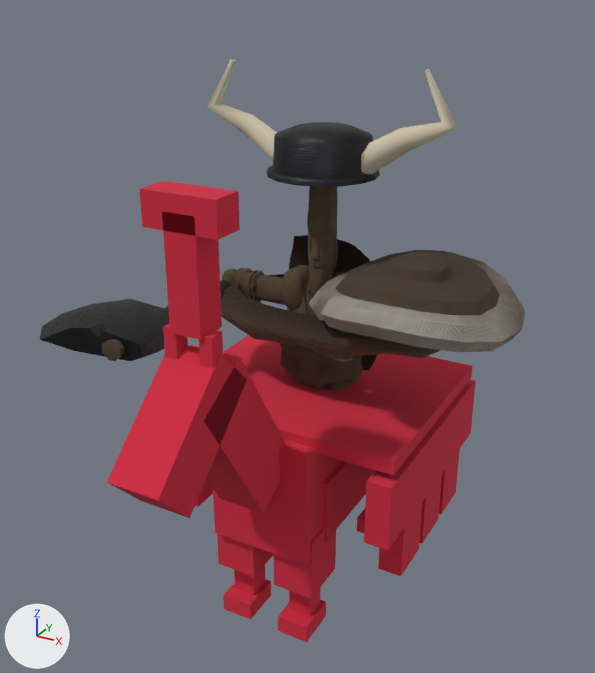
One commit to the glTF model csharp/Unciv.Godot/Packs/units/models/unit/Khan.glb: the scene before it, then after it.
Rendered twice from a 50 mm camera at (1.11, -2.17, 1.95) aimed at (0.02, -0.2, 0.97). The lights are fixed; the arrows at lower left show +X, +Y and +Z. The older version comes first. Vertices at exactly the same position are counted once.

Names of what the first picture shows: '1H_Axe', 'Barbarian_Cape', 'Barbarian_Round_Shield', 'HorseMesh', 'Warrior'.
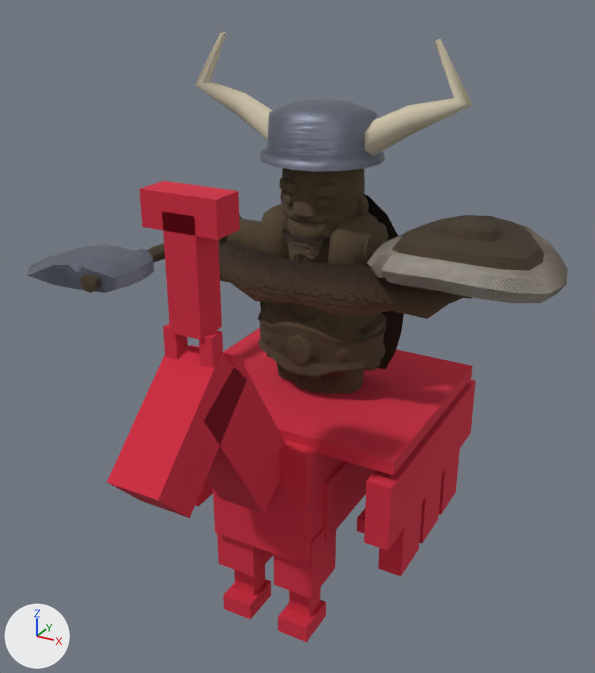
Edits to the bpy script that builds the scene:
```text
Change me_mesh_skinned:
    used by ob_warrior; location = (0.0, 0.0, 0.57); scale = (0.401, 0.401, 0.401)
    remove me_mesh_skinned.from_pydata(...)  # 2579 vertices, 4741 faces; spans x -1.05..1.17, y -0.58..0.57, z 0.0..2.87
    add me_mesh_skinned.from_pydata(...)  # 2579 vertices, 4741 faces; spans x -0.95..0.95, y -0.39..0.39, z 0.0..2.28
    me_mesh_skinned part 1: the loose piece of 88 vertices spanning x -0.32..0.32, y -0.18..0.2, z 1.01..1.34 is scaled about its middle by (1.13, 1.32, 1.06), then moved by (0.0, 0.0, 0.01)
    me_mesh_skinned part 2: the loose piece of 274 vertices spanning x -0.11..0.11, y -0.13..0.12, z 1.13..2.19 is scaled about its middle by (2.13, 1.92, 0.5), then moved by (0.0, 0.0, -0.19)
    me_mesh_skinned part 3: the loose piece of 34 vertices spanning x 0.09..0.13, y -0.01..0.02, z 1.36..1.66 is scaled about its middle by (2.13, 1.92, 0.5), then moved by (0.12, 0.0, -0.11)
    me_mesh_skinned part 4: the loose piece of 33 vertices spanning x -0.03..0.03, y -0.14..-0.07, z 1.44..1.65 is scaled about its middle by (2.13, 1.92, 0.5), then moved by (0.0, -0.09, -0.13)
    me_mesh_skinned part 5: the loose piece of 40 vertices spanning x 0.04..0.06, y -0.12..-0.09, z 1.54..1.67 is scaled about its middle by (2.13, 1.92, 0.5), then moved by (0.05, -0.1, -0.16)
    me_mesh_skinned part 6: the loose piece of 40 vertices spanning x -0.06..-0.04, y -0.12..-0.09, z 1.54..1.67 is scaled about its middle by (2.13, 1.92, 0.5), then moved by (-0.05, -0.1, -0.16)
    me_mesh_skinned part 7: the loose piece of 56 vertices spanning x -0.08..-0.02, y -0.12..-0.07, z 1.67..1.82 is scaled about its middle by (2.13, 1.92, 0.5), then moved by (-0.05, -0.09, -0.23)
    me_mesh_skinned part 8: the loose piece of 64 vertices spanning x -1.05..1.17, y -0.58..0.57, z 0.86..1.15 is scaled about the mesh origin by (0.75, 0.676, 1)
    me_mesh_skinned part 9: the loose piece of 82 vertices spanning x -0.42..0.42, y -0.43..0.41, z 2.1..2.44 is scaled about its middle by (0.81, 0.81, 0.824), then moved by (0.0, -0.01, -0.48)
    me_mesh_skinned part 10: the loose piece of 26 vertices spanning x -1.01..-0.26, y -0.1..0.08, z 2.12..2.87 is scaled about its middle by (0.809, 0.81, 0.786), then moved by (0.12, -0.01, -0.52)
    me_mesh_skinned part 11: 1046 of 2579 vertices moved; they spanned x -0.92..0.92, y -0.24..0.23, z 0.38..1.31 and now span x -0.95..0.95, y -0.3..0.29, z 0.38..1.32; mean shift (0.0, -0.01, 0.01); largest move (0.06, -0.1, 1.2) -> (0.13, -0.22, 1.27)
    me_mesh_skinned part 12: 26 of the vertices in x 0.26..1.01, y -0.1..0.08, z 2.12..2.87 are scaled about their middle by (0.809, 0.81, 0.786), then moved by (-0.12, -0.01, -0.52)
    other edits to the shape of me_mesh_skinned do not show in these pictures
Change me_mesh_1h_axe:
    where me_mesh_1h_axe.from_pydata(...)  # 141 vertices, 274 faces; spans x -0.589..0.125, y -0.092..0.092, z -0.273..0.971
    used by ob_1h_axe; location = (-0.339, -0.076, 0.991); rotation_euler = (1.571, 0.0, 0.0), in degrees (90, 0, 0); scale = (0.567, 0.567, 0.567)
    me_mesh_1h_axe part 13: 96 faces centred in x -0.27..0.071, y -0.064..0.088, z -0.08..0.835 are repainted in the vertex colours; the middle colour goes from dark grey #322a26 to grey #797f8d
    me_mesh_1h_axe part 14: 98 faces centred in x -0.552..0.125, y -0.088..0.083, z 0.008..0.917 are repainted in the vertex colours; the middle colour goes from black #2e2e2e to grey #7c808f
Change ob_warrior:
    ob_warrior.scale: (0.401, 0.401, 0.401) -> (0.54, 0.54, 0.54)
Change ob_barbarian_round_shield:
    ob_barbarian_round_shield.location: (0.339, -0.069, 1.1) -> (0.473, -0.055, 1.238)
    ob_barbarian_round_shield.scale: (0.696, 0.696, 0.696) -> (0.614, 0.614, 0.614)
Change ob_1h_axe:
    ob_1h_axe.location: (-0.339, -0.076, 0.991) -> (-0.473, -0.061, 1.143)
    ob_1h_axe.scale: (0.567, 0.567, 0.567) -> (0.5, 0.5, 0.5)
Change ob_barbarian_cape:
    ob_barbarian_cape.location: (0.0, 0.0, 1.206) -> (0.0, 0.0, 1.365)
    ob_barbarian_cape.scale: (0.361, 0.241, 0.401) -> (0.486, 0.324, 0.54)
```

Where the change shows, as pixel boxes (x1, y1, x2, y2) in the pictures (595 x 673 px; the box of a moved part takes in the faces that stretch with it):
'Warrior', reshaped, rescaled (11% wider, 9% taller): before (207, 58, 458, 390); after (195, 31, 473, 394)
'Barbarian_Round_Shield', moved, rescaled (7% narrower, 14% shorter): before (309, 250, 525, 352); after (367, 215, 568, 303)
'1H_Axe', recoloured, moved, rescaled: before (40, 280, 231, 361); after (27, 243, 165, 293)
'Barbarian_Cape', moved, rescaled: before (287, 235, 377, 371); after (364, 194, 404, 369)
part 1 of me_mesh_skinned, moved or reshaped: before (282, 265, 345, 310); after (257, 204, 378, 266)
part 2 of me_mesh_skinned, moved or reshaped: before (308, 186, 337, 294); after (282, 168, 365, 239)
part 3 of me_mesh_skinned, moved or reshaped: before (333, 233, 338, 270); after (356, 193, 369, 216)
part 4 of me_mesh_skinned, moved or reshaped: before (311, 239, 319, 261); after (292, 200, 316, 217)
part 5 of me_mesh_skinned, moved or reshaped: before (320, 234, 323, 250); after (318, 198, 328, 210)
part 6 of me_mesh_skinned, moved or reshaped: before (309, 232, 312, 248); after (286, 193, 292, 205)
part 7 of me_mesh_skinned, moved or reshaped: before (307, 211, 313, 232); after (279, 177, 296, 195)
part 8 of me_mesh_skinned, moved or reshaped: before (221, 274, 441, 358); after (219, 240, 464, 319)
part 9 of me_mesh_skinned, moved or reshaped: before (267, 122, 380, 187); after (260, 100, 385, 171)
part 10 of me_mesh_skinned, moved or reshaped: before (207, 58, 277, 159); after (195, 31, 273, 140)
part 11 of me_mesh_skinned, moved or reshaped: before (222, 268, 363, 390); after (218, 215, 472, 382)
part 12 of me_mesh_skinned, moved or reshaped: before (361, 69, 458, 174); after (365, 39, 473, 155)
part 13 of me_mesh_1h_axe, recoloured: before (99, 280, 231, 336); after (77, 244, 134, 273)
part 14 of me_mesh_1h_axe, recoloured: before (40, 301, 169, 361); after (27, 247, 154, 293)
